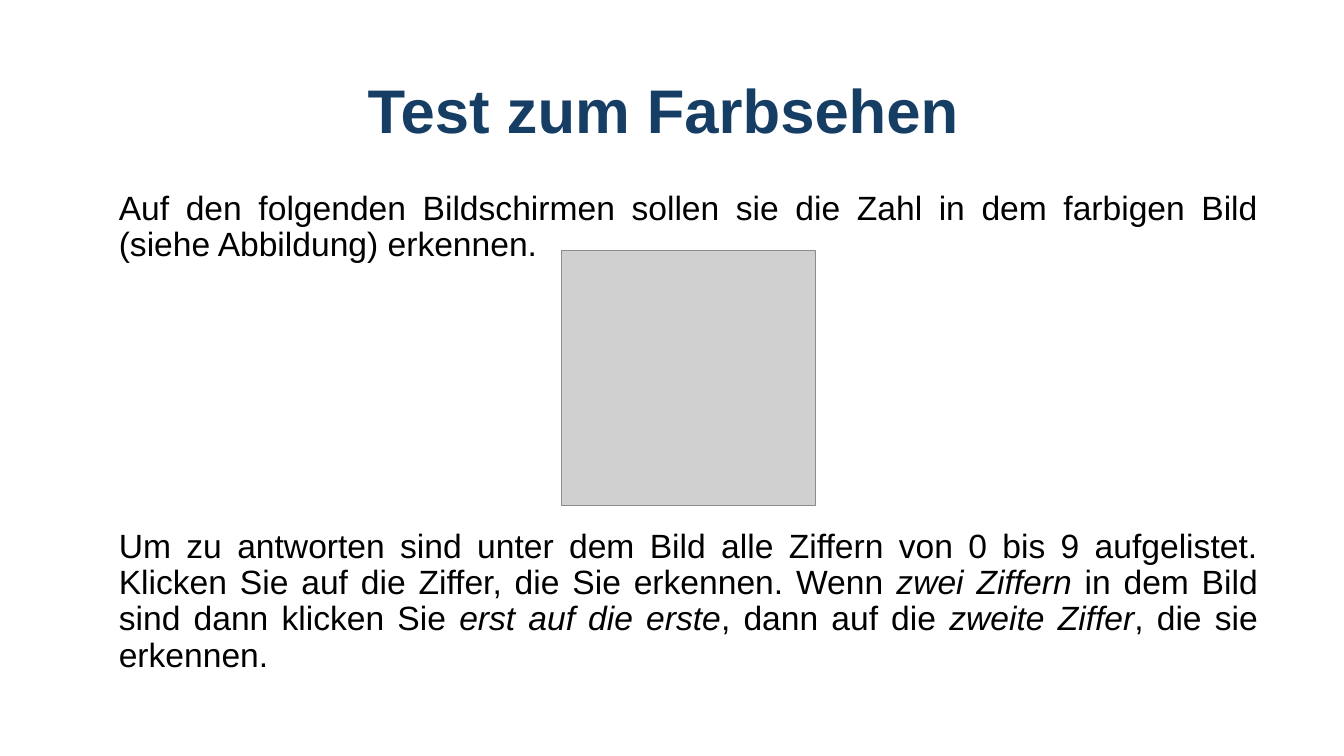
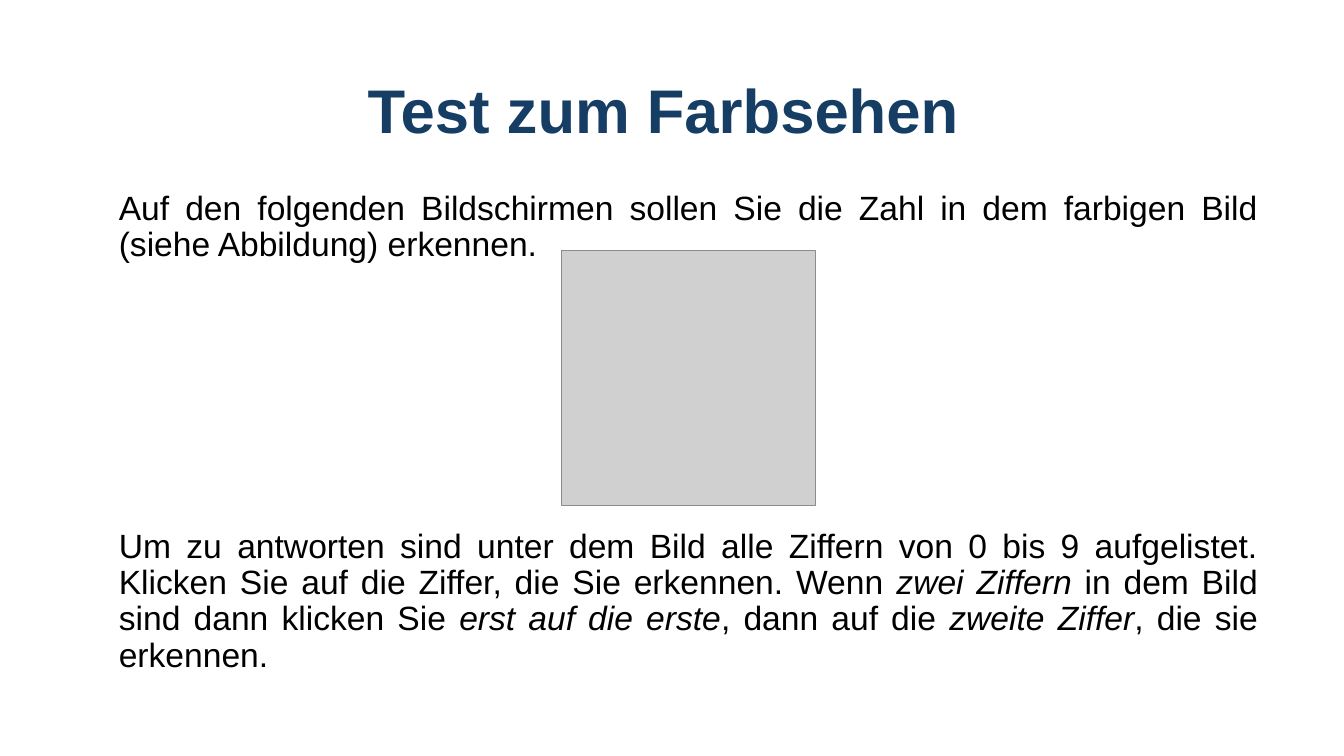
Before and after one commit to GidonFrischkorn/Ambizione-IndividualDifferencesStudy, a slide deck: slide 1 of tasks/registration/Instructions_Ishihara.pptx. Drawn at 1344x756 pixels with LibreOffice and Linux fonts; fonts in the diff are those of the drawing; grey boxes stand for pictures. Boxes give left, top, right and bottom in pixels: in the first picture for what was removed or moved away, otherwise in the second. Text is boxed around its words. In the diff, an @@ line names an element or a change of style, - is before the commit and + after.

```diff
--- a/tasks/registration/Instructions_Ishihara.pptx
+++ b/tasks/registration/Instructions_Ishihara.pptx
@@ text at bbox=[119, 195, 1257, 263]: text changed @@
-Auf den folgenden Bildschirmen sollen sie die Zahl in dem farbigen Bild (siehe Abbildung) erkennen.
+Auf den folgenden Bildschirmen sollen Sie die Zahl in dem farbigen Bild (siehe Abbildung) erkennen.
```
Also in this commit, not shown: 8 other files.
